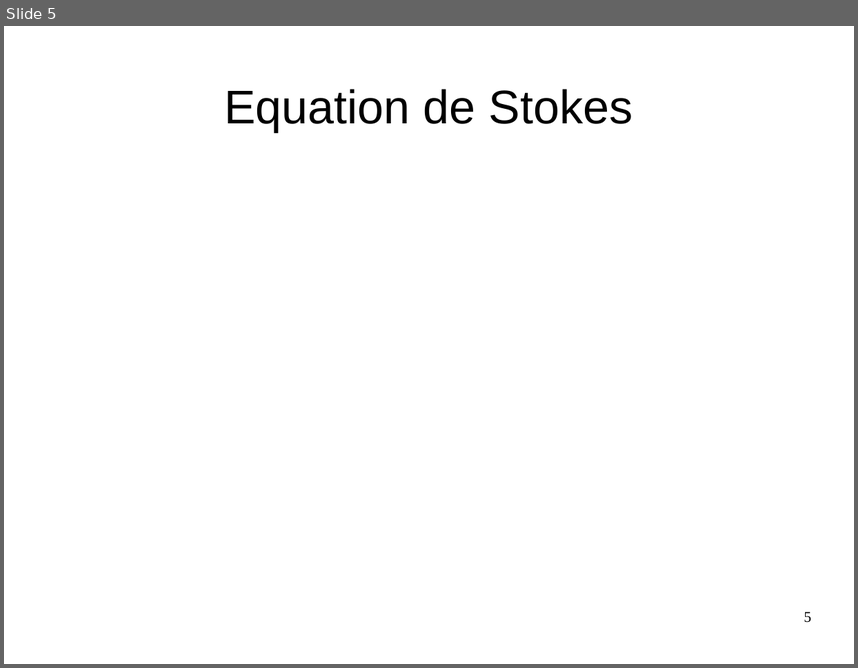
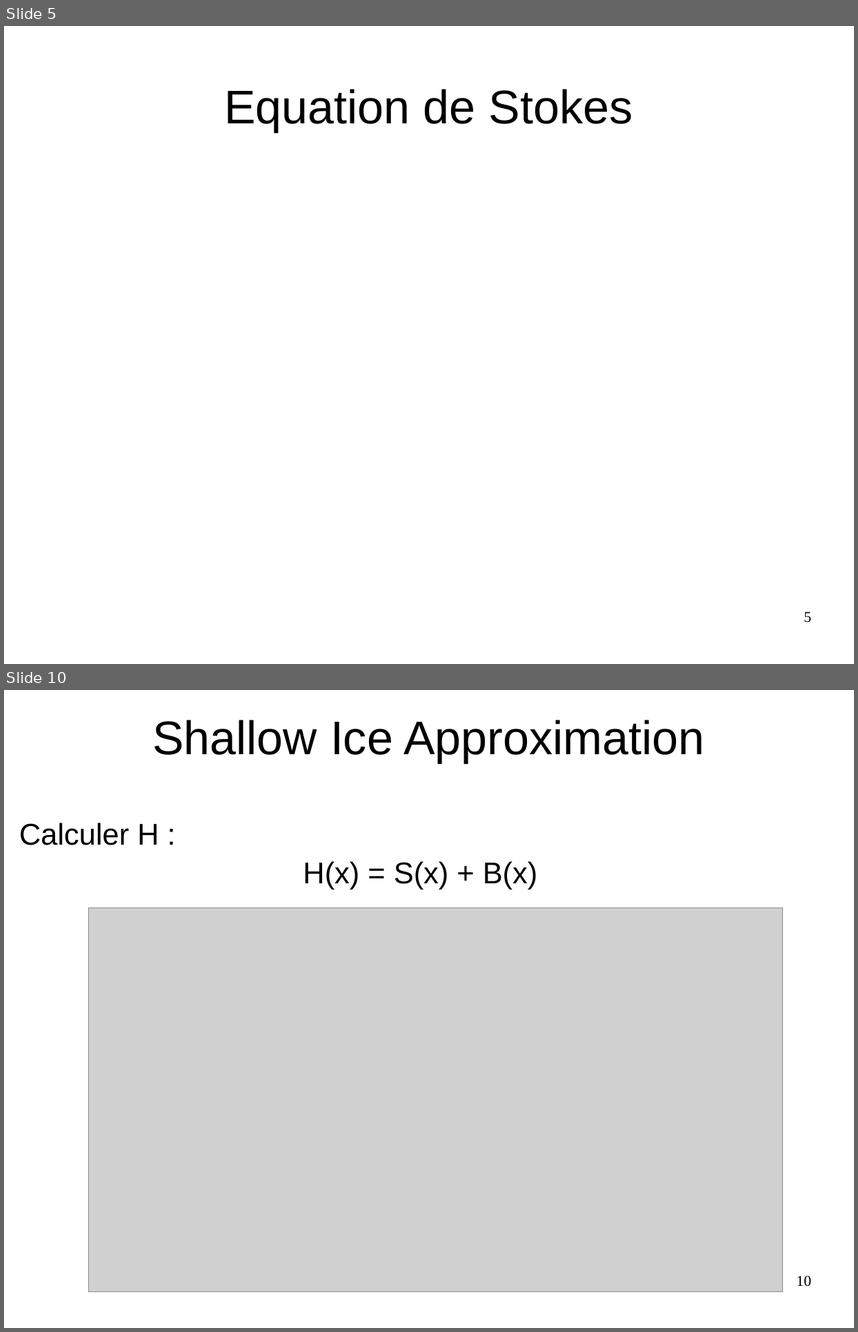
Before and after one commit to Rivoks/polytech-projet-mdg, a slide deck: documents/Powerpoint.odp. Shown one above the other, each under a label of ours: slide 5 before the commit, slides 5 and 10 after it; the slides between them are not shown. The pictures are 858x668 and 858x1332 pixels, drawn with LibreOffice and Linux fonts; fonts in the diff are those of the drawing; grey boxes stand for pictures. Boxes give left, top, right and bottom in pixels: in the first picture for what was removed or moved away, otherwise in the second. Text is boxed around its words. In the diff, an @@ line names an element or a change of style, - is before the commit and + after.

```diff
--- a/documents/Powerpoint.odp
+++ b/documents/Powerpoint.odp
@@ slide 10 added at (4, 690, 854, 1328), background #FFFFFF @@
@@ title added at (152, 720, 704, 762), 44 pt, text #000000 @@
+Shallow Ice Approximation
@@ text added at (19, 822, 159, 845), 28 pt, text #000000 @@
+Calculer H :
@@ text added at (303, 861, 538, 889), 28 pt, text #000000 @@
+H(x) = S(x) + B(x)
@@ picture added at (89, 907, 783, 1292) @@
@@ page number added at (796, 1275, 811, 1286), 14 pt, text #000000 @@
+10
```
Also in this commit, not shown: 3 slides changed, 3 other slides added, 2 slides removed, 1 other file.
